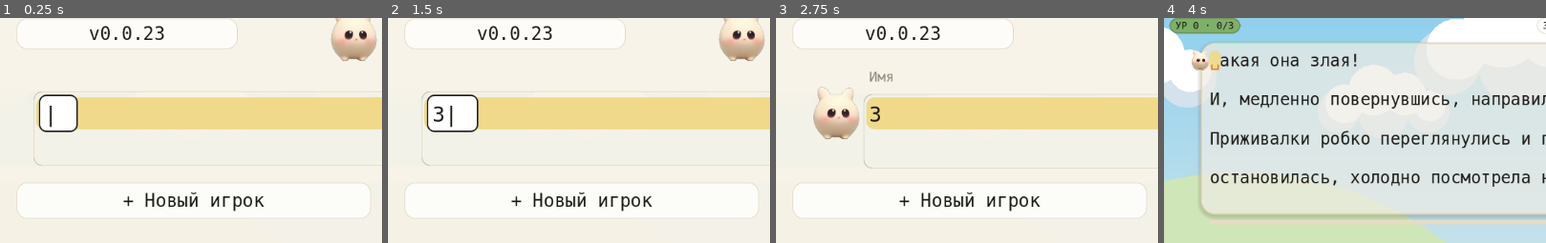
Above: before the commit, frames 1-4 (left to right).
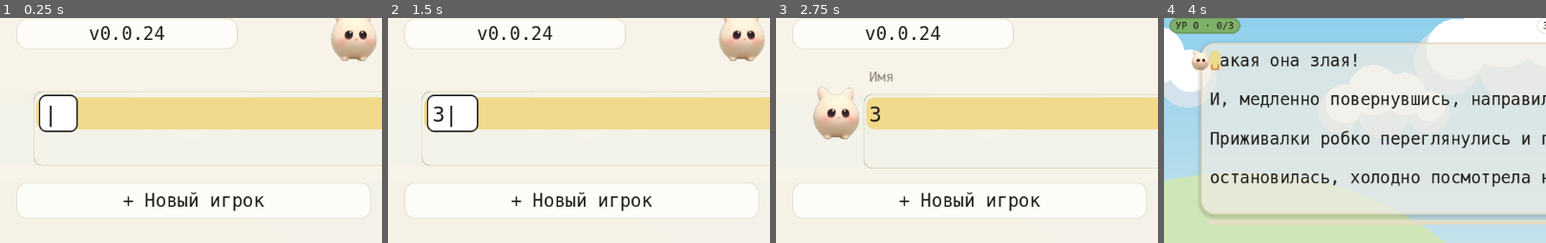
Above: after the commit, the same moments.

Repository: NikitaShubin/ModernBabyType
Game: Godot game, scene res://scenes/main.tscn
The game is run twice, just before and just after one commit, with the same random seed, the same clock (stepped at 60 frames per second) and the same inputs.
Inputs (mouse positions are % of the whole screen's width and height, from its top left):
- Up to frame 1 (0.25 s): no input
- Up to frame 2 (1.5 s): tap Enter at 0.5 s; move the mouse to (72, 45) at 0.52 s; hold Right 0.53-1.25 s; tap Shift at 0.6 s; click (72, 45) at 0.67 s; tap Space at 0.77, 1.25 s; drag from (30, 55) to (45, 70) at 1.27 s
- Up to frame 3 (2.75 s): move the mouse to (60, 28) at 2.02 s; hold Right from 2.03 s (still down); tap Enter at 2.1 s
- Up to frame 4 (4 s): release Right at 2.75 s; tap Enter at 2.75 s; drag from (45, 70) to (20, 35) at 2.77 s; tap Space at 3.5, 3.77 s; move the mouse to (80, 65) at 3.52 s; hold Left from 3.53 s (still down); tap N at 3.6 s
The pictures show only the part of the screen within x 0-50%, y 1-51%; the shares and areas given below are measured in that part.

The runs differ from the first frame. In frame 1, 0.1% of the frame differs, in the area x 40-44%, y 3-10%; in frame 2, 0.1%; in frame 3, 0.1%; in frame 4, nothing differs.

Commit message:
Релиз 0.0.24: меню игроков, производительность, тесты под интерфейс

Diff:
--- a/game/project.godot
+++ b/game/project.godot
@@ -9,7 +9,7 @@
 
 config/name="ModernBabyType"
 config/description="Игра для обучения детей слепой печати: герой убегает от врага, поедая буквы."
-config/version="0.0.23"
+config/version="0.0.24"
 run/main_scene="res://scenes/main.tscn"
 config/features=PackedStringArray("4.3", "GL Compatibility")
 config/icon="res://icon.png"
